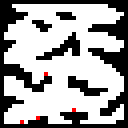
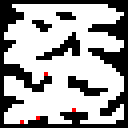
Layers edited between the first and the second 128px x 128px image:
painted on "level" over [24, 12, 28, 16]
